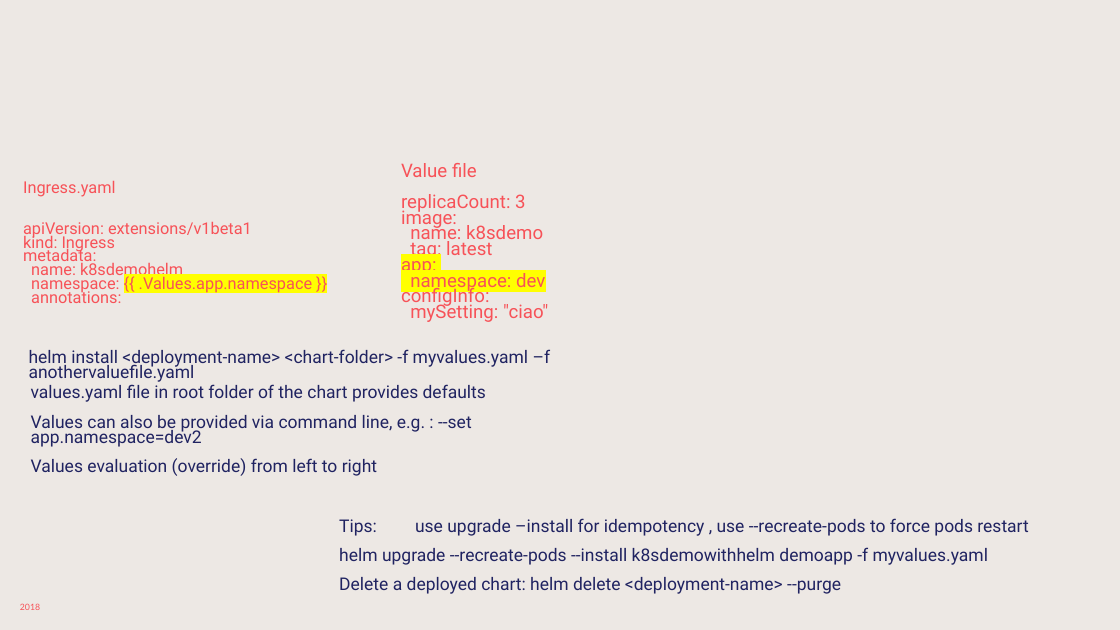
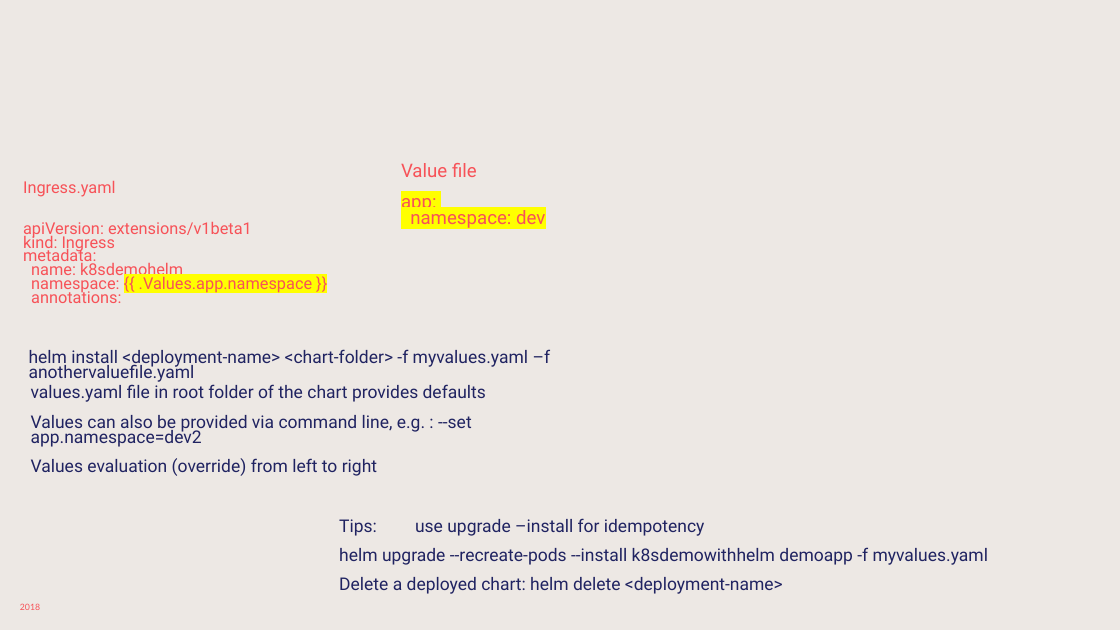
Before and after one commit to sabbadino/deltatre-community-meetups-session-3, a slide deck: slide 23 of K8s-basic.pptx. Drawn at 1120x630 pixels with LibreOffice and Linux fonts; fonts in the diff are those of the drawing; background and template pictures are left out. Boxes give left, top, right and bottom in pixels: in the first picture for what was removed or moved away, otherwise in the second. Text is boxed around its words. In the diff, an @@ line names an element or a change of style, - is before the commit and + after.

Commit message:
update slides

```diff
--- a/K8s-basic.pptx
+++ b/K8s-basic.pptx
@@ text at [401,194,543,261]: paragraphs removed @@
-replicaCount: 3
-image:
-name: k8sdemo
-tag: latest
@@ text at [401,285,548,322]: paragraphs removed @@
-configInfo:
-mySetting: "ciao"
@@ text at [339,518,705,536]: text changed @@
-Tips: use upgrade –install for idempotency , use --recreate-pods to force pods restart
+Tips: use upgrade –install for idempotency
@@ text at [339,577,783,594]: text changed @@
-Delete a deployed chart: helm delete <deployment-name> --purge
+Delete a deployed chart: helm delete <deployment-name>
```
Also in this commit, not shown: 5 other slides changed.
